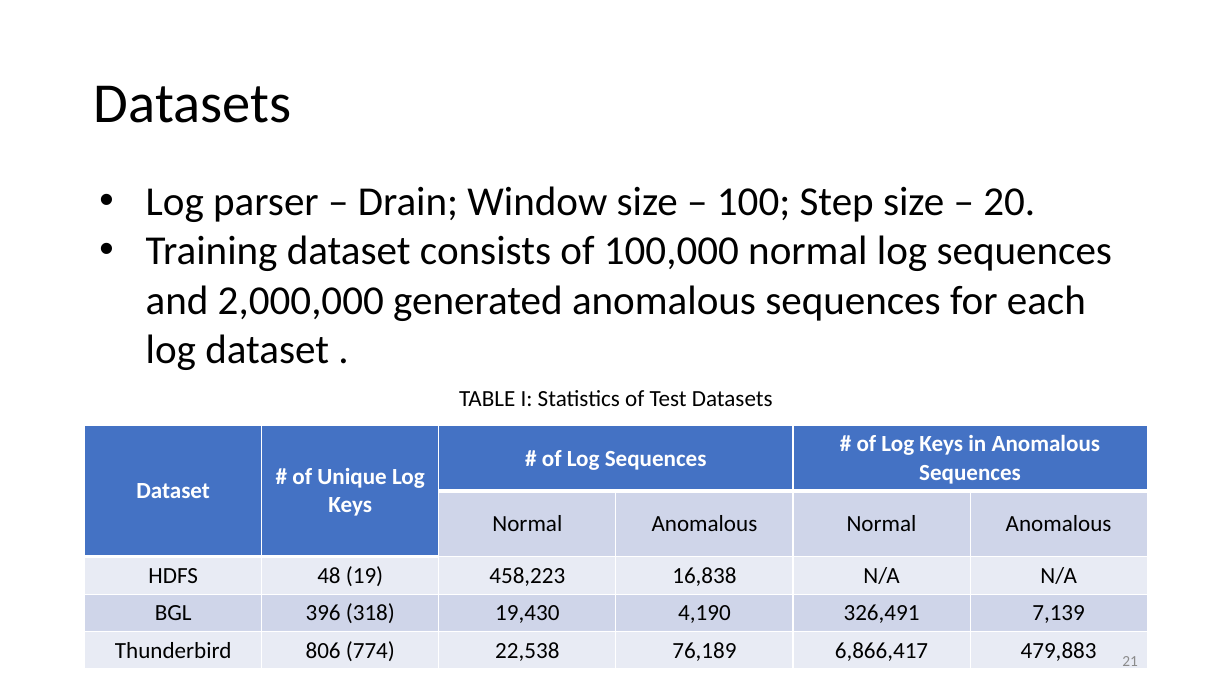
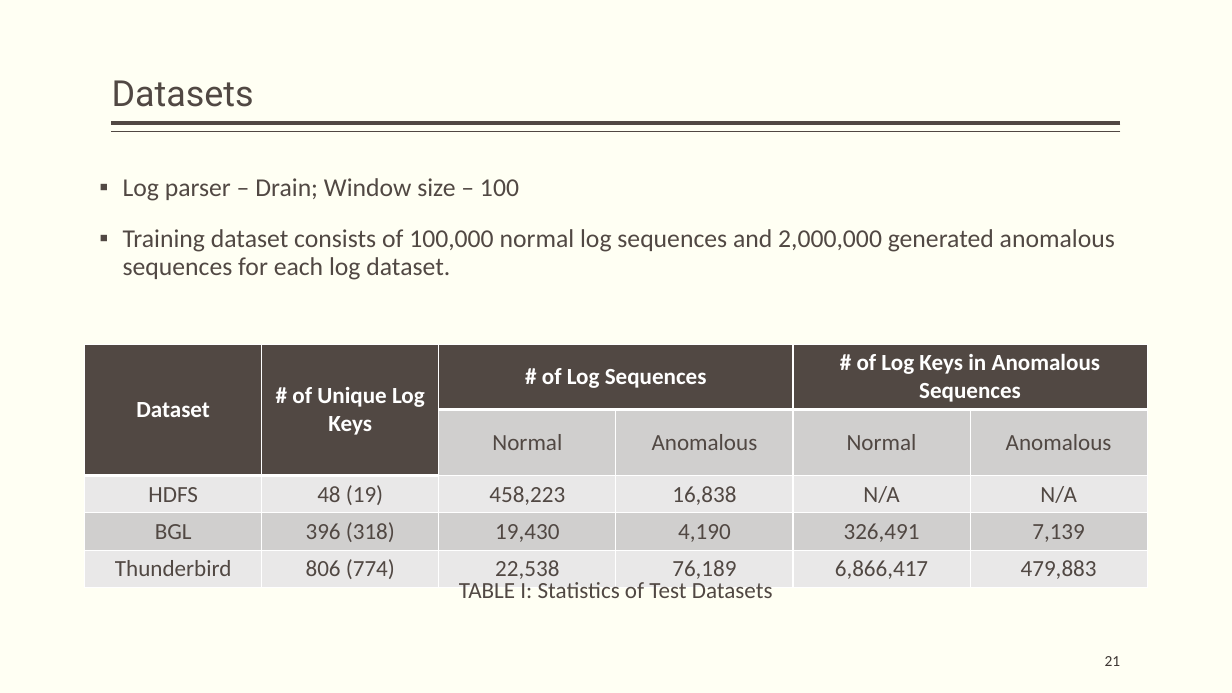
Before and after one commit to hanxiao0607/others, a slide deck: slide 21 of InterpretableSAD.pptx. Drawn at 1232x693 pixels with LibreOffice and Linux fonts; fonts in the diff are those of the drawing. Boxes give left, top, right and bottom in pixels: in the first picture for what was removed or moved away, otherwise in the second. Text is boxed around its words. In the diff, an @@ line names an element or a change of style, - is before the commit and + after.

```diff
--- a/InterpretableSAD.pptx
+++ b/InterpretableSAD.pptx
@@ background #FFFFFF to #FFFFF3 @@
@@ title "Datasets": place and size @@
-title "Datasets" at <box>94,85,291,123</box>
+title "Datasets" at <box>112,80,254,107</box>
@@ title "Datasets" at <box>112,80,254,107</box>: size 44 to 28 pt, font Calibri to Roboto, text colour #000000 to #514843; vertical alignment middle to bottom @@
@@ line added from (1121, 123) to (112, 123), #514843 3 pt @@
@@ line added from (1121, 132) to (112, 132), #514843 1 pt @@
@@ text at <box>123,178,1115,280</box>: text changed; size 32 to 20 pt; text colour #000000 to #514843 @@
-• Log parser – Drain; Window size – 100; Step size – 20.
-• Training dataset consists of 100,000 normal log sequences and 2,000,000 generated anomalous sequences for each log dataset .
+▪ Log parser – Drain; Window size – 100
+▪ Training dataset consists of 100,000 normal log sequences and 2,000,000 generated anomalous sequences for each log dataset.
@@ table at <box>85,344,1150,583</box> @@
@@ fill #4472C4 to #514843 in 4 cells @@
@@ fill #CFD5EA to #D0CFCF in 10 cells @@
@@ fill #E9EBF5 to #E9E9E9 in 12 cells @@
@@ text colour #000000 to #514843 in "Normal", "Anomalous", "Normal", "Anomalous" and 18 more places @@
@@ table: place and size @@
-table at <box>85,425,1150,665</box>
+table at <box>85,344,1150,583</box>
@@ text "TABLE I: Statistics of Test ...": place and size @@
-text "TABLE I: Statistics of Test ..." at <box>459,390,773,406</box>
+text "TABLE I: Statistics of Test ..." at <box>459,582,773,598</box>
@@ text "TABLE I: Statistics of Test ..." at <box>459,582,773,598</box>: text colour #000000 to #514843 @@
@@ page number: place and size @@
-page number at <box>1122,656,1138,666</box>
+page number at <box>1105,656,1121,666</box>
@@ page number at <box>1105,656,1121,666</box>: text colour #8C8C8C to #3D3632 @@
```
Also in this commit, not shown: 25 other slides changed, 5 slides added, 5 slides removed, 1 other file.
